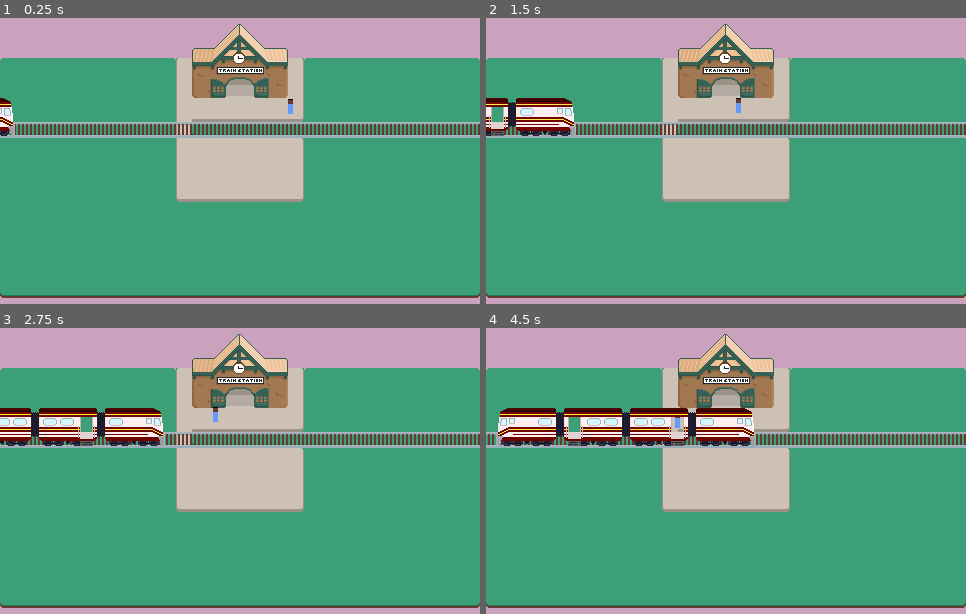
Above: before the commit, frames 1-4 (two rows, left to right).
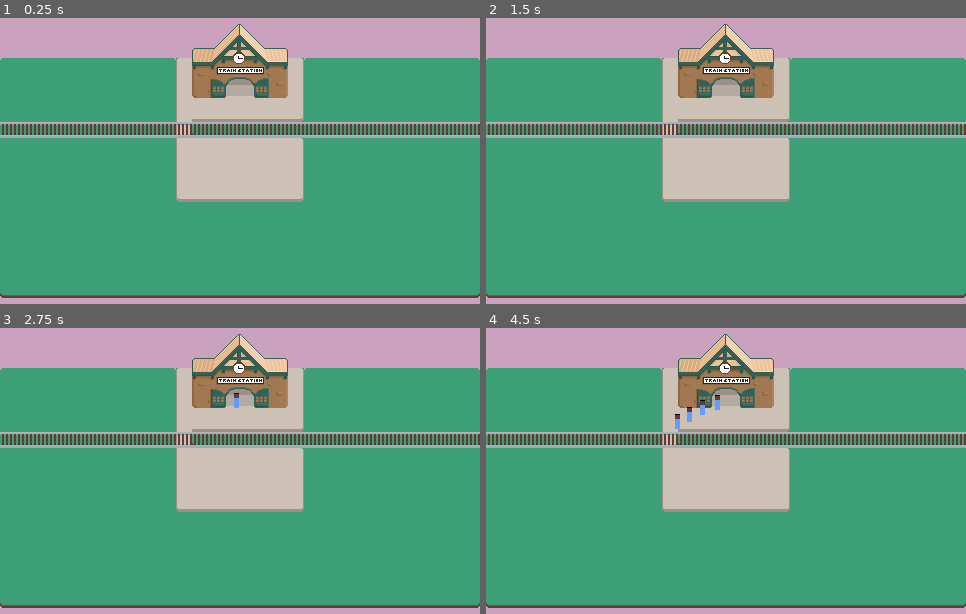
Above: after the commit, the same moments.

Repository: jhfgloria/train_architect
Game: Godot game, scene res://scenes/main_scene.tscn
Two runs of this game, one before a commit and one after it. Both use one fixed random seed, a clock stepped at 60 frames per second and the inputs below.
Inputs:
- Up to frame 1 (0.25 s): no input
- Up to frame 2 (1.5 s): no input
- Up to frame 3 (2.75 s): no input
- Up to frame 4 (4.5 s): no input

The runs differ from the first frame. In frame 1, 0.4% of the frame differs, in the area x 0-62%, y 27-42%; in frame 2, 2.2%; in frame 3, 4.1%; in frame 4, 6.4%, in the area x 2-57%, y 23-42%.

Commit message:
board train

Diff:
--- a/scenes/main_scene.tscn
+++ b/scenes/main_scene.tscn
@@ -1,11 +1,10 @@
-[gd_scene load_steps=24 format=3 uid="uid://du3jvraoqvccm"]
+[gd_scene load_steps=23 format=3 uid="uid://du3jvraoqvccm"]
 
 [ext_resource type="Script" path="res://scripts/game_loop.gd" id="1_m2ygn"]
 [ext_resource type="Texture2D" uid="uid://bftcbnyra23ti" path="res://sprites/Floor.png" id="2_od070"]
 [ext_resource type="PackedScene" uid="uid://bg18dr70vmb43" path="res://scenes/station.tscn" id="3_tpn0f"]
 [ext_resource type="PackedScene" uid="uid://c2ct1cnlbnswc" path="res://scenes/rail.tscn" id="4_4tkv1"]
 [ext_resource type="Texture2D" uid="uid://dldlmec7ifc2y" path="res://sprites/Background.png" id="5_6mh0e"]
-[ext_resource type="PackedScene" uid="uid://q0dl7j8cms38" path="res://scenes/person.tscn" id="6_gittt"]
 
 [sub_resource type="NavigationPolygon" id="NavigationPolygon_d8djh"]
 vertices = PackedVector2Array(5, 3.5, 5, 8, -3.5, 8, -6, 3, -6, 8, -6, -5, 8, -5, 8, 3.5)
@@ -404,9 +403,3 @@
 texture = ExtResource("5_6mh0e")
 
 [node name="Rails" type="Node2D" parent="."]
-
-[node name="Node2D" type="Node2D" parent="."]
-
-[node name="Person" parent="." instance=ExtResource("6_gittt")]
-position = Vector2(297, 105)
-motion_mode = 0
--- /dev/null
+++ b/scenes/rail.gd
@@ -0,0 +1,23 @@
+class_name Rail
+extends Node2D
+
+@onready var schedule := $"Train Schedule" as TrainSchedule
+@onready var spawn_position := $"Spawn Position" as Node2D
+
+signal call_people(rail_position: Vector2, rail_id: int)
+signal dispatch_train(spawn_position: Vector2, rail_id: int)
+
+var id: int
+
+func _ready() -> void:
+	schedule.call_people_to_station.connect(_call_people)
+	schedule.dispatch_train.connect(_dispatch_train)
+
+func _call_people() -> void:
+	call_people.emit(self.global_position, self.id)
+
+func _dispatch_train() -> void:
+	dispatch_train.emit(self.spawn_position.global_position, self.id)
+
+func set_id(id: int) -> void:
+	self.id = id
--- a/scenes/rail.tscn
+++ b/scenes/rail.tscn
@@ -1,12 +1,15 @@
-[gd_scene load_steps=4 format=3 uid="uid://c2ct1cnlbnswc"]
+[gd_scene load_steps=6 format=3 uid="uid://c2ct1cnlbnswc"]
 
 [ext_resource type="Texture2D" uid="uid://cvxmavoxsxovq" path="res://sprites/Rail.png" id="1_8qsfk"]
+[ext_resource type="Script" path="res://scenes/rail.gd" id="1_ed1yx"]
+[ext_resource type="PackedScene" uid="uid://c8sflbb3glten" path="res://scenes/train_schedule.tscn" id="2_w0n7x"]
 
 [sub_resource type="CircleShape2D" id="CircleShape2D_ep64n"]
 
 [sub_resource type="CircleShape2D" id="CircleShape2D_4i31j"]
 
 [node name="Rail" type="Node2D"]
+script = ExtResource("1_ed1yx")
 
 [node name="Sprite2D" type="Sprite2D" parent="."]
 texture = ExtResource("1_8qsfk")
@@ -29,3 +32,5 @@
 [node name="CollisionShape2D" type="CollisionShape2D" parent="Exit Position"]
 scale = Vector2(0.201392, 0.196774)
 shape = SubResource("CircleShape2D_4i31j")
+
+[node name="Train Schedule" parent="." instance=ExtResource("2_w0n7x")]
--- a/scenes/station.tscn
+++ b/scenes/station.tscn
@@ -1,17 +1,20 @@
 [gd_scene load_steps=3 format=3 uid="uid://bg18dr70vmb43"]
 
 [ext_resource type="Texture2D" uid="uid://byhgwlanryl0h" path="res://sprites/Station.png" id="1_drnxe"]
-
-[sub_resource type="RectangleShape2D" id="RectangleShape2D_j5o72"]
-size = Vector2(96, 50)
+[ext_resource type="Script" path="res://scripts/station.gd" id="1_n30os"]
 
 [node name="Station" type="StaticBody2D"]
 collision_layer = 32
 collision_mask = 16
+script = ExtResource("1_n30os")
 
 [node name="Sprite2D" type="Sprite2D" parent="."]
 texture = ExtResource("1_drnxe")
 
-[node name="CollisionShape2D" type="CollisionShape2D" parent="."]
+[node name="CollisionShape2D" type="CollisionPolygon2D" parent="."]
 position = Vector2(0, 15)
-shape = SubResource("RectangleShape2D_j5o72")
+build_mode = 1
+polygon = PackedVector2Array(-48, -25, -48, 25, -14, 25, -14, 13, -7, 5, 6, 5, 14, 13, 14, 25, 48, 25, 48, -25, 24, -25, 1, -49, -2, -49, -26, -25)
+
+[node name="Spawn Position" type="Node2D" parent="."]
+position = Vector2(0, 39)
--- a/scenes/train.tscn
+++ b/scenes/train.tscn
@@ -7,6 +7,8 @@
 size = Vector2(19.7222, 12.1429)
 
 [sub_resource type="RectangleShape2D" id="RectangleShape2D_dtxi6"]
+
+[sub_resource type="RectangleShape2D" id="RectangleShape2D_q88ua"]
 
 [node name="Train" type="StaticBody2D"]
 collision_layer = 4
@@ -46,6 +48,16 @@
 wait_time = 5.0
 one_shot = true
 
+[node name="Pickup Area" type="Area2D" parent="."]
+position = Vector2(-130, -10)
+scale = Vector2(12.88, 2.27407)
+collision_layer = 0
+collision_mask = 16
+
+[node name="CollisionShape2D" type="CollisionShape2D" parent="Pickup Area"]
+shape = SubResource("RectangleShape2D_q88ua")
+
 [connection signal="area_shape_entered" from="Pickup Position" to="." method="_on_pickup_position_area_shape_entered"]
 [connection signal="area_shape_entered" from="Exit Position" to="." method="_on_exit_position_area_shape_entered"]
 [connection signal="timeout" from="Timer" to="." method="_on_timer_timeout"]
+[connection signal="body_entered" from="Pickup Area" to="." method="_on_pickup_area_body_entered"]
--- /dev/null
+++ b/scenes/train_schedule.tscn
@@ -0,0 +1,13 @@
+[gd_scene load_steps=2 format=3 uid="uid://c8sflbb3glten"]
+
+[ext_resource type="Script" path="res://scripts/train_schedule.gd" id="1_62l0s"]
+
+[node name="Train Schedule" type="Node2D"]
+script = ExtResource("1_62l0s")
+
+[node name="Announcing Timer" type="Timer" parent="."]
+
+[node name="Dispatch Timer" type="Timer" parent="."]
+
+[connection signal="timeout" from="Announcing Timer" to="." method="_call_people_to_station"]
+[connection signal="timeout" from="Dispatch Timer" to="." method="_dispatch_train"]
--- a/scripts/game_loop.gd
+++ b/scripts/game_loop.gd
@@ -1,25 +1,71 @@
 extends Node2D
 
+@onready var station = $Station as Station
 @onready var rails_collection = $Rails as Node2D
+@onready var terrain = $Tiles as TileMap
 
-var train_model = preload("res://scenes/train.tscn")
-var rail_model = preload("res://scenes/rail.tscn")
+var person_model = preload("res://scenes/person.tscn") as PackedScene
+var train_model = preload("res://scenes/train.tscn") as PackedScene
+var rail_model = preload("res://scenes/rail.tscn") as PackedScene
+
+var taken_positions: Array[Vector2] = []
 
 func _ready():
-	build_rail(Vector2(240, 120))
-	dispatch_train()
+	_build_rail(Vector2(240, 120))
 
-func _process(delta):
-	pass
+func _dispatch_train(position: Vector2, rail_id: int):
+	var new_train: Train = train_model.instantiate()
+	new_train.position = position
+	new_train.set_rail_id(rail_id)
+	add_child(new_train)
 
-func dispatch_train():
-	var train = train_model.instantiate()
-	var rail = rails_collection.get_children()[0]
-	var spawn = rail.find_child('Spawn Position')
-	train.position = spawn.global_position
-	add_child(train)
-
-func build_rail(position: Vector2) -> void:
-	var rail = rail_model.instantiate()
+func _build_rail(position: Vector2) -> void:
+	var next_id = rails_collection.get_children().size()
+	var rail = rail_model.instantiate() as Rail
+	rail.set_id(next_id)
 	rail.position = position
 	rails_collection.add_child(rail)
+	rail.call_people.connect(_call_people)
+	rail.dispatch_train.connect(_dispatch_train)
+
+func _call_people(rail_position: Vector2, rail_id: int) -> void:
+	var spawn_position = station.get_spawn_position()
+	var farest_point = spawn_position
+
+	for y in range(-16, 17, 32):
+		for x in range(8, 480, 16):
+			var tile_global_position = Vector2(x, rail_position.y - y)
+			var tile_position = terrain.local_to_map(tile_global_position)
+			var tile_data = terrain.get_cell_tile_data(0, tile_position)
+
+			if tile_data == null: continue
+			if tile_data.terrain != 1: continue
+
+			var distance_to_spawn = spawn_position.distance_to(tile_global_position)
+			var farest_distance = spawn_position.distance_to(farest_point)
+
+			if distance_to_spawn > farest_distance and taken_positions.find(tile_global_position) == -1:
+				farest_point = tile_global_position
+
+	if farest_point != spawn_position:
+		self._spawn_person(spawn_position, farest_point, rail_id)
+		taken_positions.append(farest_point)
+		self._wait_for_next_person(func x(): _call_people(rail_position, rail_id))
+
+func _spawn_person(spawn_position: Vector2, target_position: Vector2, rail_id: int) -> void:
+	var new_person: Person = person_model.instantiate()
+	new_person.set_spawn_position(spawn_position)
+	new_person.set_desired_train(rail_id)
+	add_child(new_person)
+	new_person.call_deferred("set_target", target_position)
+
+func _wait_for_next_person(callback) -> void:
+	var wait = Timer.new()
+	wait.one_shot
+	wait.wait_time = 0.5
+	wait.timeout.connect(func x():
+		callback.call()
+		wait.queue_free()
+	)
+	add_child(wait)
+	wait.start()
--- a/scripts/person.gd
+++ b/scripts/person.gd
@@ -3,13 +3,13 @@
 
 @onready var navigation_agent := $NavigationAgent2D as NavigationAgent2D
 @onready var moving := true
-var target_position = null
 
-func _ready():
-	target_position = Vector2(264, 176)
-	navigation_agent.target_position  = Vector2(264, 176)
+var target_position: Vector2
+var desired_train: int
 
 func _physics_process(_delta):
+	if target_position == null: return
+
 	var move_direction = to_local(navigation_agent.get_next_path_position()).normalized()
 	velocity = move_direction * 30
 
@@ -20,5 +20,18 @@
 func check_target():
 	var diff: Vector2 = global_position - target_position
 
-	if diff.abs().x < 0.5 and diff.abs().y < 0.5:
+	if diff.abs().x < 2 and diff.abs().y < 2:
 		moving = false
+
+func set_target(position: Vector2) -> void:
+	target_position = position
+	navigation_agent.target_position = position
+
+func set_spawn_position(position: Vector2) -> void:
+	self.global_position = position
+
+func set_desired_train(id: int) -> void:
+	self.desired_train = id
+
+func board_train() -> void:
+	self.call_deferred('queue_free')
--- /dev/null
+++ b/scripts/station.gd
@@ -0,0 +1,7 @@
+class_name Station
+extends StaticBody2D
+
+@onready var spawn_position = $"Spawn Position" as Node2D
+
+func get_spawn_position() -> Vector2:
+	return self.spawn_position.global_position
--- a/scripts/train.gd
+++ b/scripts/train.gd
@@ -1,8 +1,15 @@
+class_name Train
 extends StaticBody2D
+
+@onready var pickup_area = $"Pickup Area" as Area2D
 
 var base_speed = 60
 var pick_up = false
 var speed = base_speed
+var rail_id: int
+
+func _ready() -> void:
+	pickup_area.monitoring = false
 
 func _physics_process(delta):
 	var velocity = Vector2(speed, 0)
@@ -14,14 +21,23 @@
 
 
 func _on_pickup_position_area_shape_entered(area_rid, area, area_shape_index, local_shape_index):
+	pickup_area.monitoring = true
 	pick_up = true
 	$Timer.start()
 
 
 func _on_timer_timeout():
+	pickup_area.monitoring = false
 	pick_up = false
 	speed = base_speed * 2
 
 
 func _on_exit_position_area_shape_entered(area_rid, area, area_shape_index, local_shape_index):
 	self.queue_free()
+
+func set_rail_id(rail_id: int) -> void:
+	self.rail_id = rail_id
+
+func _on_pickup_area_body_entered(person: Person):
+	if person.desired_train == self.rail_id:
+		person.board_train()
--- /dev/null
+++ b/scripts/train_schedule.gd
@@ -0,0 +1,27 @@
+class_name TrainSchedule
+extends Node2D
+
+@onready var train_model = preload("res://scenes/train.tscn")
+@onready var announcing_timer = $"Announcing Timer" as Timer
+@onready var dispatch_timer = $"Dispatch Timer" as Timer
+@onready var randomizer = RandomNumberGenerator.new()
+
+signal call_people_to_station
+signal dispatch_train
+
+func _ready() -> void:
+	announcing_timer.wait_time = _next_train()
+	announcing_timer.one_shot = true
+	announcing_timer.start()
+
+func _next_train() -> float:
+	return randomizer.randf_range(2.0, 5.0)
+
+func _call_people_to_station() -> void:
+	call_people_to_station.emit()
+	dispatch_timer.wait_time = 5.0
+	dispatch_timer.one_shot = true
+	dispatch_timer.start()
+
+func _dispatch_train() -> void:
+	dispatch_train.emit()
Not shown: 1 places in scenes/train.tscn that only renumber resources
